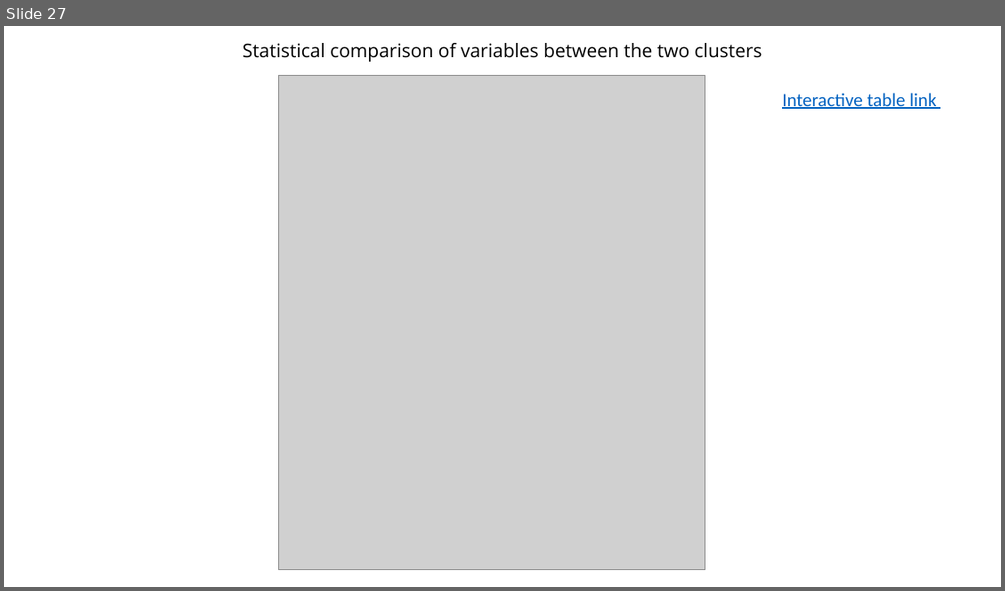
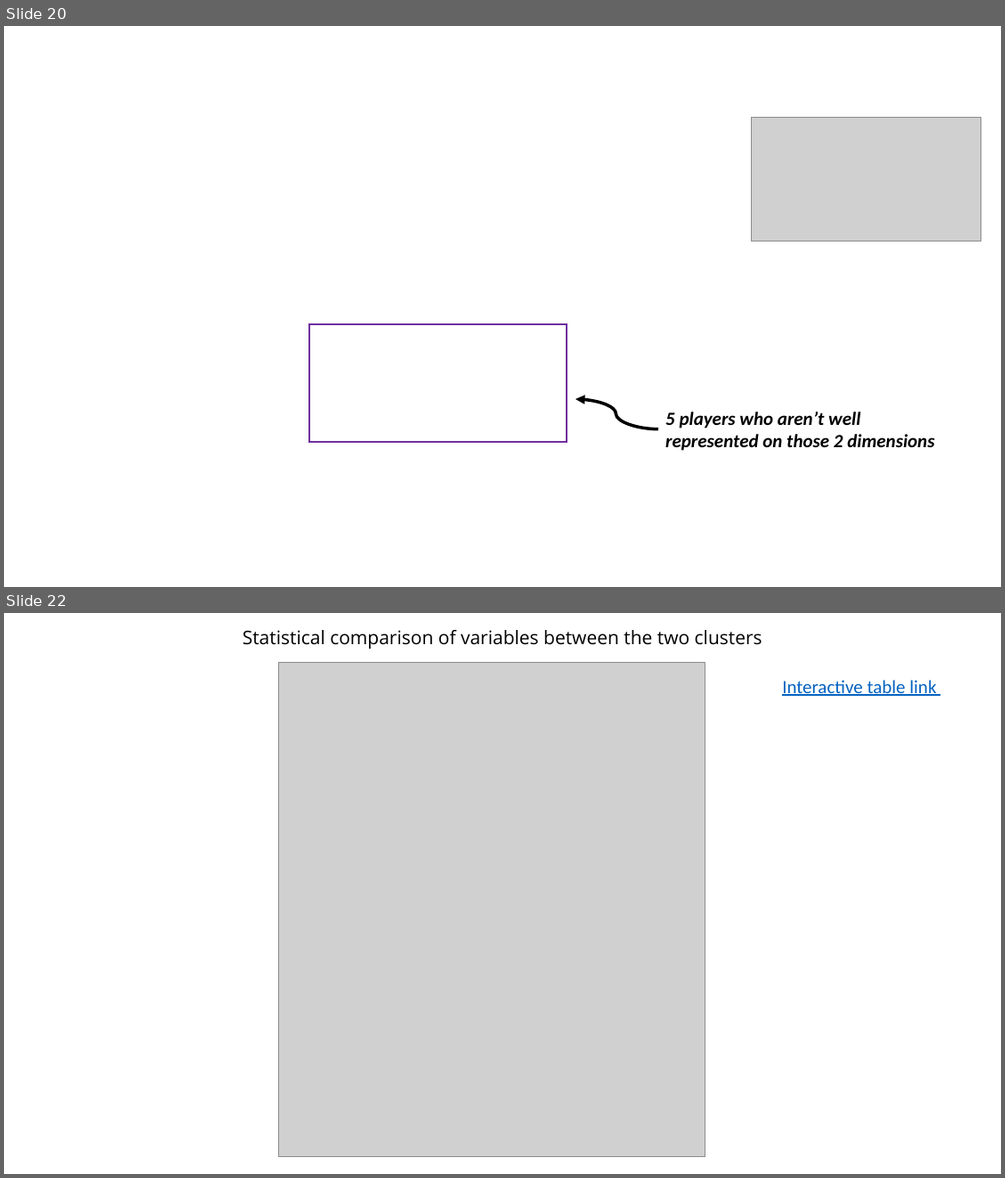
Before and after one commit to YouennMARTIN/Premier-League-Center-Midfielder-Offensive-Activity-Analyses-, a slide deck: Main outcomes.pptx. Shown one above the other, each under a label of ours: slide 27 before the commit, slides 20 and 22 after it; the slides between them are not shown. The pictures are 1005x591 and 1005x1178 pixels, drawn with LibreOffice and Linux fonts; fonts in the diff are those of the drawing; grey boxes stand for pictures; background and template pictures are left out. Boxes give left, top, right and bottom in pixels: in the first picture for what was removed or moved away, otherwise in the second. Text is boxed around its words. In the diff, an @@ line names an element or a change of style, - is before the commit and + after.

```diff
--- a/Main outcomes.pptx
+++ b/Main outcomes.pptx
@@ slide 20 added at <box>4,26,1001,587</box>, background picture (left out) @@
@@ picture added at <box>751,118,980,240</box> @@
@@ rectangle added at <box>309,324,566,442</box>, outline #7030A0 2.25 pt @@
@@ curved arrow added from (658, 429) to (575, 399), #000000 3 pt @@
@@ text added at <box>665,411,934,451</box>, 18 pt, text #000000, bold, italic @@
+5 players who aren’t well represented on those 2 dimensions
@@ what was slide 27 is now slide 22 @@
```
Also in this commit, not shown: 7 slides changed, 7 other slides added, 11 slides removed.
